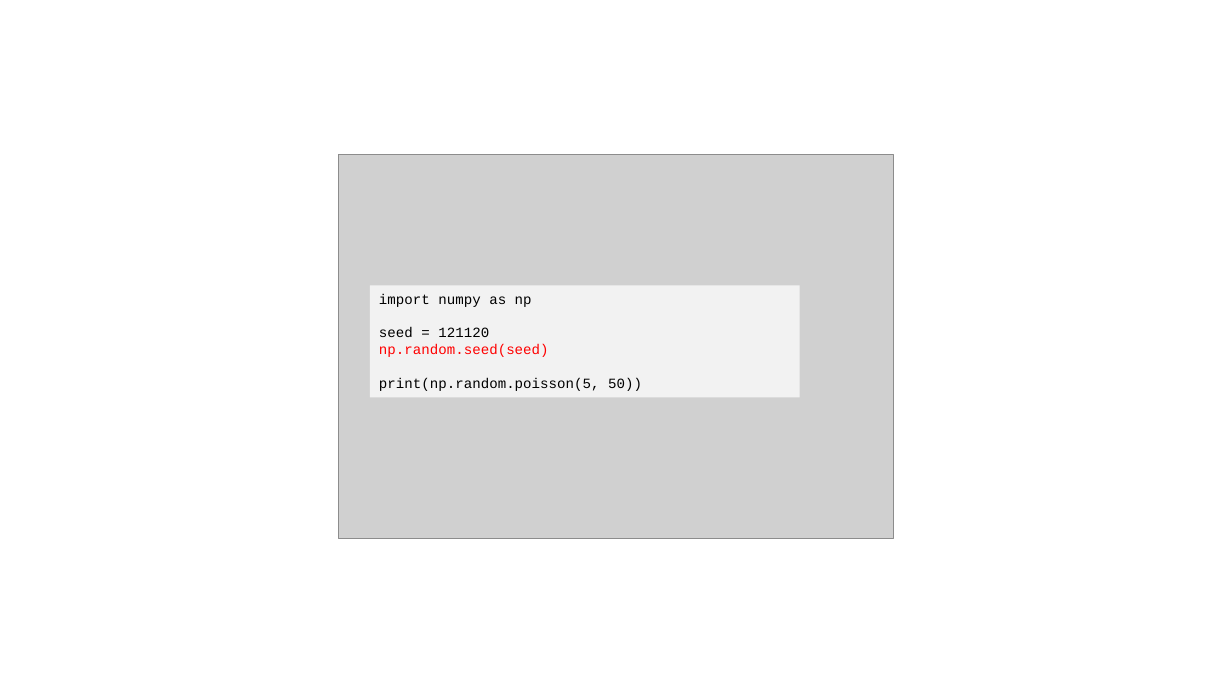
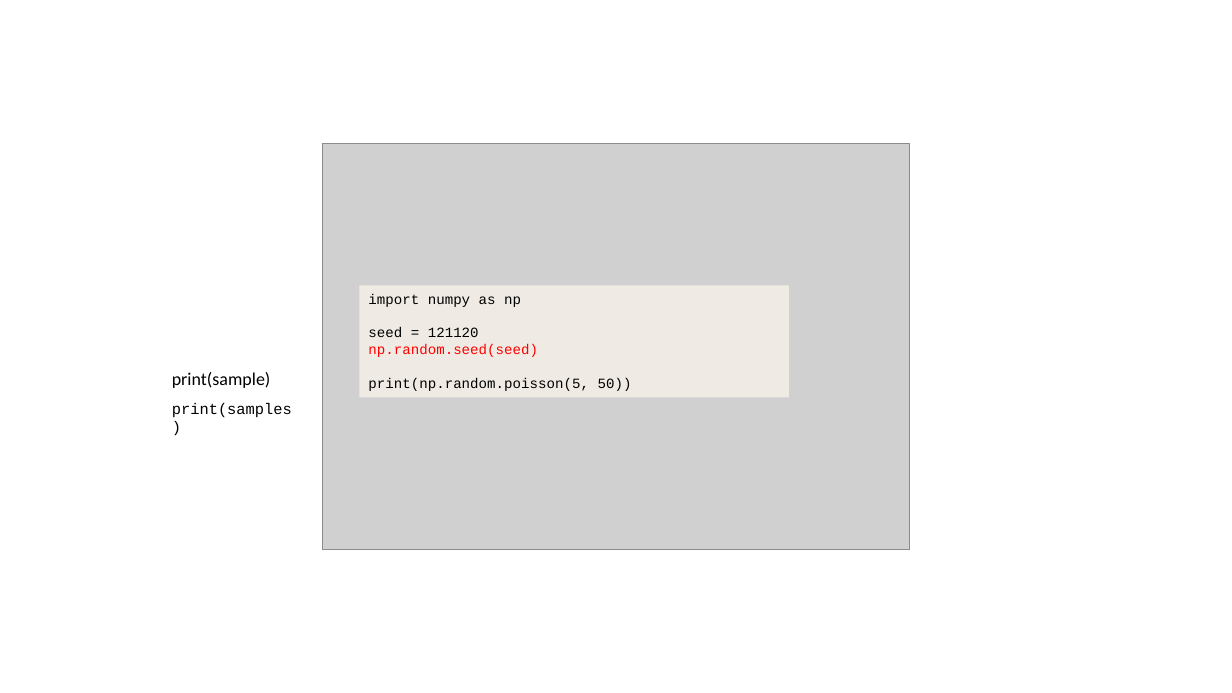
Before and after one commit to JNYH/DataCamp_Assessment, a slide deck: slide 11 of Statistical_Experimentation.pptx. Drawn at 1232x693 pixels with LibreOffice and Linux fonts; fonts in the diff are those of the drawing; grey boxes stand for pictures. Boxes give left, top, right and bottom in pixels: in the first picture for what was removed or moved away, otherwise in the second. Text is boxed around its words. In the diff, an @@ line names an element or a change of style, - is before the commit and + after.

```diff
--- a/Statistical_Experimentation.pptx
+++ b/Statistical_Experimentation.pptx
@@ picture: place and size @@
-picture at (338,154,894,538)
+picture at (323,143,910,550)
@@ rectangle "import numpy as np": place and size @@
-rectangle "import numpy as np" at (370,286,799,397)
+rectangle "import numpy as np" at (360,286,789,397)
@@ rectangle "import numpy as np" at (360,286,789,397): fill #F2F2F2 to #EFEBE4 @@
@@ text added at (172,372,271,388), 14 pt, text #000000 @@
+print(sample)
@@ text added at (172,403,292,418), 12 pt, text #000000 @@
+print(samples)
```
Also in this commit, not shown: 50 other slides changed, 13 slides added.
